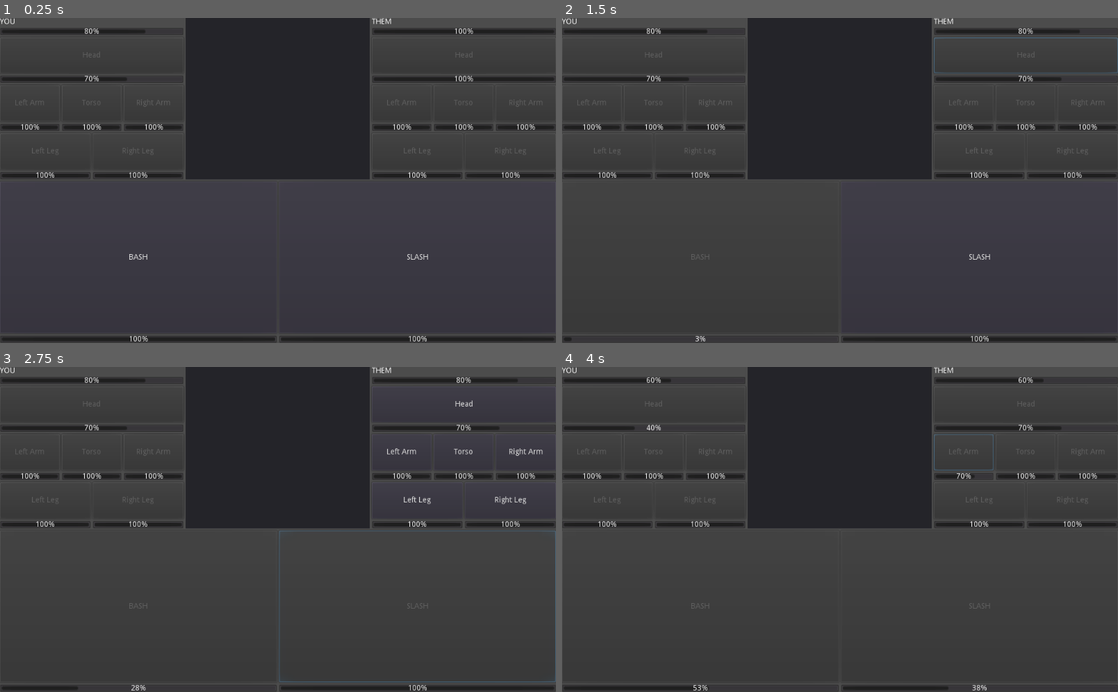
Above: before the commit, frames 1-4 (two rows, left to right).
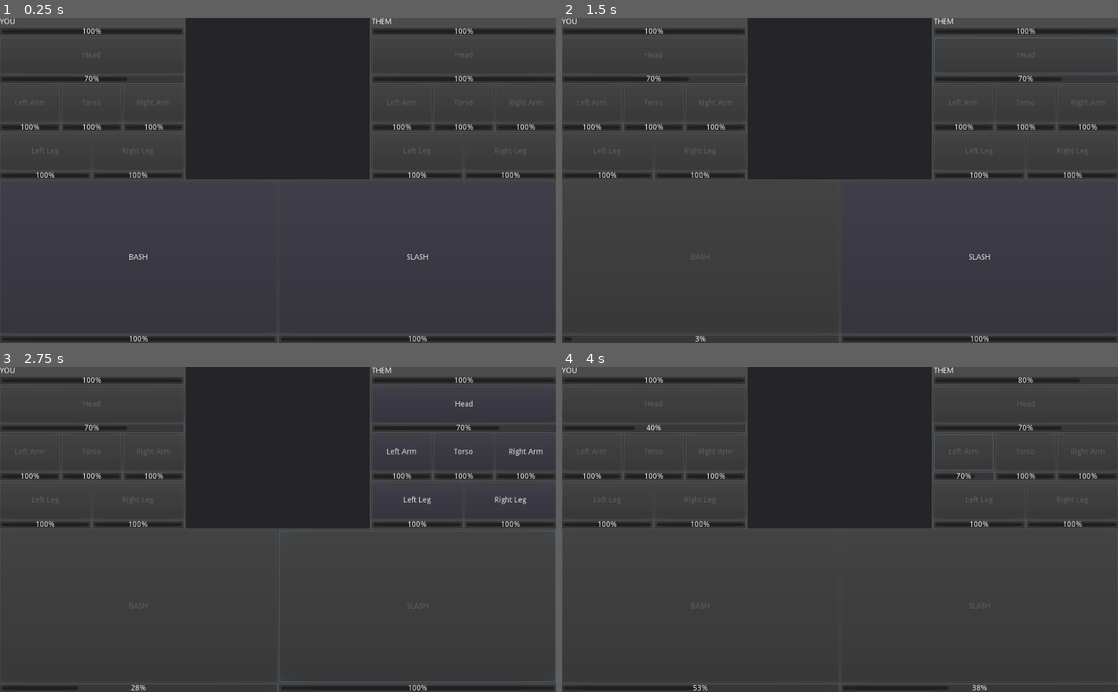
Above: after the commit, the same moments.

Repository: CertifiedIdiots/Tick
Game: Godot game, scene res://Game.tscn
The game is run twice, just before and just after one commit, with the same random seed, the same clock (stepped at 60 frames per second) and the same inputs.
Inputs:
- Up to frame 1 (0.25 s): no input
- Up to frame 2 (1.5 s): click "BASH" at 0.5 s; click "Head" at 1.25 s
- Up to frame 3 (2.75 s): click "SLASH" at 2 s
- Up to frame 4 (4 s): click "Left Arm" at 2.75 s

The runs differ from the first frame. In frame 1, less than 0.1% of the frame differs, in the area x 14-33%, y 3-5%; in frame 2, 0.2%; in frame 3, 0.2%; in frame 4, 0.2%, in the area x 14-93%, y 3-5%.

Commit message:
Add head body part

Diff:
--- a/Game/Entity.gd
+++ b/Game/Entity.gd
@@ -3,7 +3,7 @@
 var health = 150
 var max_health = 150
 var body_parts = [
-	Part.new("Head", 100, 100, self),
+	Head.new(100, 100, self),
 	Part.new("Left Arm", 100, 100, self),
 	Part.new("Torso", 100, 100, self),
 	Part.new("Right Arm", 100, 100, self),
--- /dev/null
+++ b/Game/Head.gd
@@ -0,0 +1,11 @@
+extends Part
+class_name Head
+
+func _init(health: float, maximum_health: float, owner).("Head", health, maximum_health, owner):
+	pass
+
+func damage(amount):
+	health = max(0, health - amount)
+	if health <= 0:
+		pass
+		# kill entity?
--- a/project.godot
+++ b/project.godot
@@ -19,6 +19,11 @@
 "language": "GDScript",
 "path": "res://Game/Entity.gd"
 }, {
+"base": "Part",
+"class": "Head",
+"language": "GDScript",
+"path": "res://Game/Head.gd"
+}, {
 "base": "Reference",
 "class": "Part",
 "language": "GDScript",
@@ -32,6 +37,7 @@
 _global_script_class_icons={
 "Enemy": "",
 "Entity": "",
+"Head": "",
 "Part": "",
 "Skill": ""
 }
